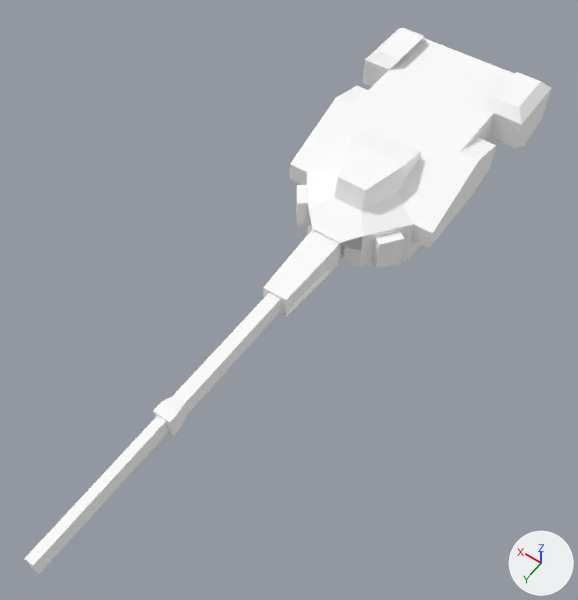
One commit to the glTF model Assets/EVIL APC!!!/evil apc autocannon.gltf: the scene before it, then after it.
Before and after are seen from a 50 mm lens placed at (-1.65, 2.58, 3.88), pointed at (-0.02, 0.3, 0.3). Lighting does not change. The marker at lower right points along +X, +Y and +Z. The first picture is the older version. Vertices at exactly the same position are counted once.
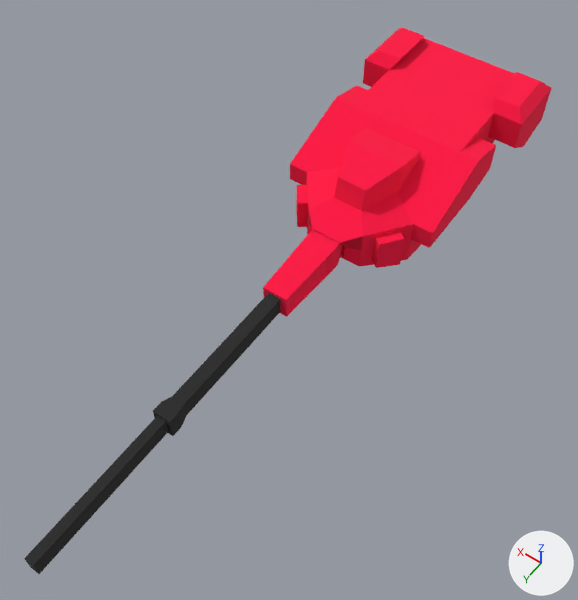
Edits to the bpy script that builds the scene:
```text
Add img_image_0:
    img_image_0 = load_image('Image_0', '_unpacked/Image_0', 64, 64, 'sRGB')
Change mat_material_0:
    remove # nodes: BsdfPrincipled, OutputMaterial
    remove # colours: white #ffffff
    nodes: BsdfPrincipled, Math x2, OutputMaterial, TexImage
    uses the picture img_image_0
Change me_mesh_0:
    where me_mesh_0.from_pydata(...)  # 192 vertices, 380 faces; spans x -0.56..0.56, y -0.56..3.47, z -0.19..0.56
    used by ob_mesh; location = (0.0, -1.25, 0.188)
    me_mesh_0 part 1: texture (UV) coordinates of 380 of 380 faces, centred in x -0.56..0.56, y -0.56..3.47, z -0.19..0.56, changed; they spanned u -0.09..1.1, v -0.59..2.0 and now span u 0.0..0.95, v 0.05..1.0
```

Changed parts and their boxes [x1, y1, x2, y2] in the pictures (578 x 600 px):
'mesh', surface changed (white to red)
    both: [24, 28, 551, 574]
